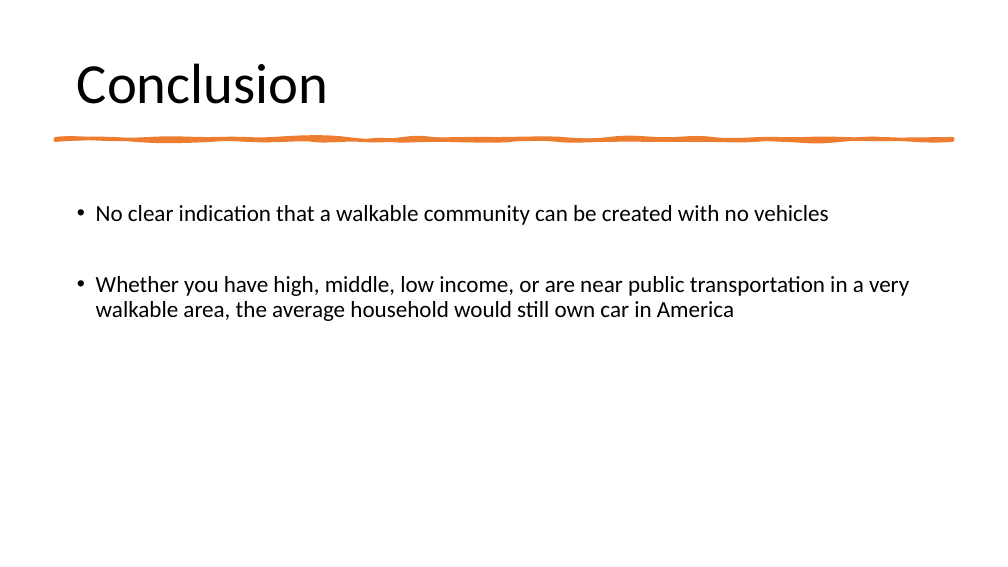
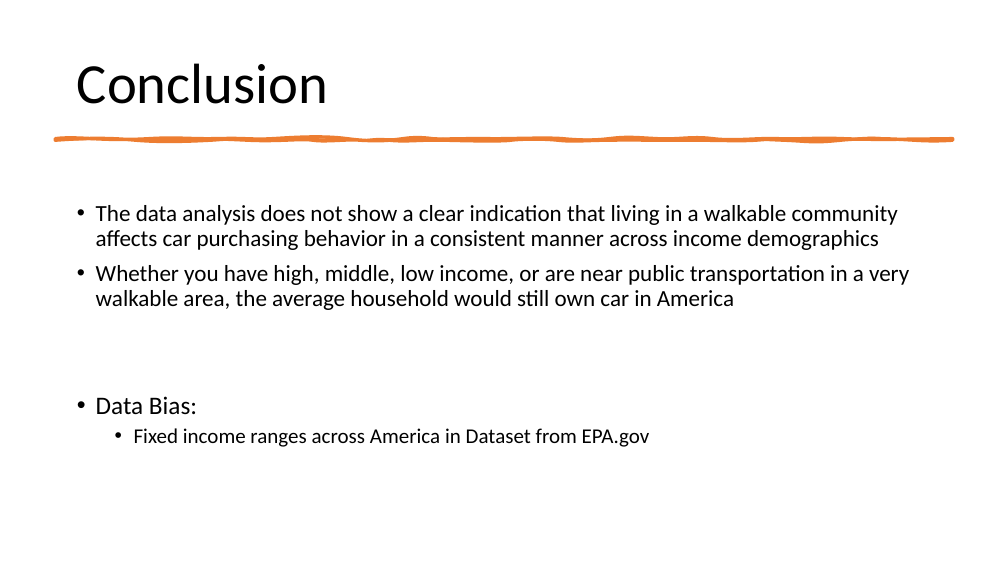
Before and after one commit to mbarre8/Project_1, a slide deck: slide 13 of Project1-PP.pptx (slide 12 before the commit). Drawn at 1008x567 pixels with LibreOffice and Linux fonts; fonts in the diff are those of the drawing. Boxes give left, top, right and bottom in pixels: in the first picture for what was removed or moved away, otherwise in the second. Text is boxed around its words. In the diff, an @@ line names an element or a change of style, - is before the commit and + after.

Commit message:
Updated Code and Powerpoint

```diff
--- a/Project1-PP.pptx
+++ b/Project1-PP.pptx
@@ text at <box>96,205,898,250</box>: text changed @@
-• No clear indication that a walkable community can be created with no vehicles
+• The data analysis does not show a clear indication that living in a walkable community affects car purchasing behavior in a consistent manner across income demographics
@@ text at <box>96,396,650,447</box>: paragraphs added @@
+• Data Bias:
+  • Fixed income ranges across America in Dataset from EPA.gov
```
Also in this commit, not shown: 5 other slides changed, 3 slides added, 2 slides removed, 24 other files.
